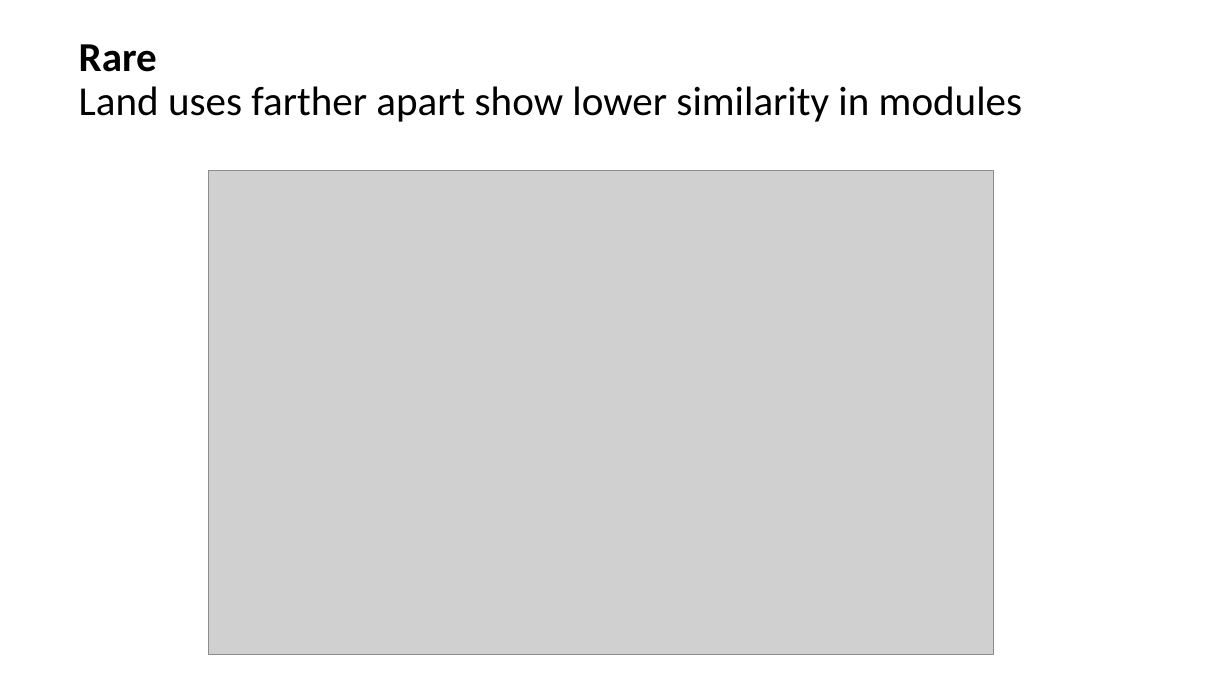
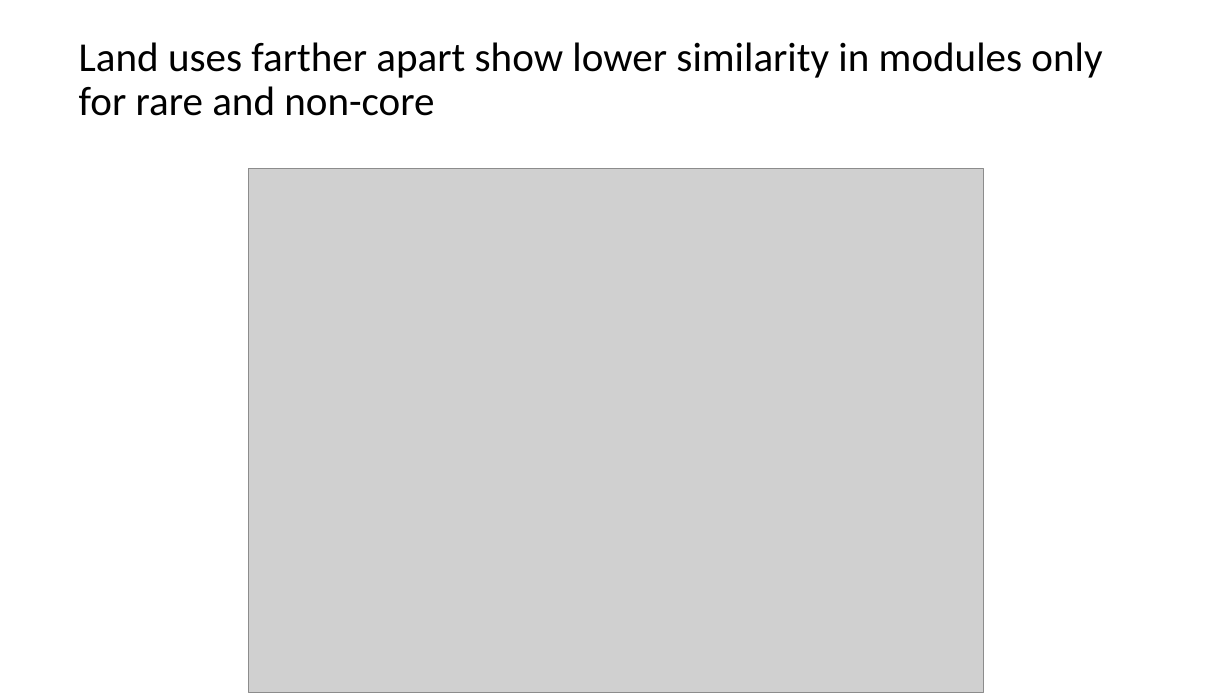
Before and after one commit to Ecological-Complexity-Lab/Microbiome_Structure_Madagascar, a slide deck: slide 26 of presentations/project story.pptx (slide 27 before the commit). Drawn at 1232x693 pixels with LibreOffice and Linux fonts; fonts in the diff are those of the drawing; grey boxes stand for pictures. Boxes give left, top, right and bottom in pixels: in the first picture for what was removed or moved away, otherwise in the second. Text is boxed around its words. In the diff, an @@ line names an element or a change of style, - is before the commit and + after.

Commit message:
presentation

```diff
--- a/presentations/project story.pptx
+++ b/presentations/project story.pptx
@@ title at box(79, 42, 1102, 116): text changed @@
-Rare
-Land uses farther apart show lower similarity in modules
+Land uses farther apart show lower similarity in modules only for rare and non-core
@@ picture: place and size @@
-picture at box(208, 170, 994, 655)
+picture at box(249, 168, 983, 693)
```
Also in this commit, not shown: 12 other slides changed, 3 slides added, 10 slides removed, 1 other file.
